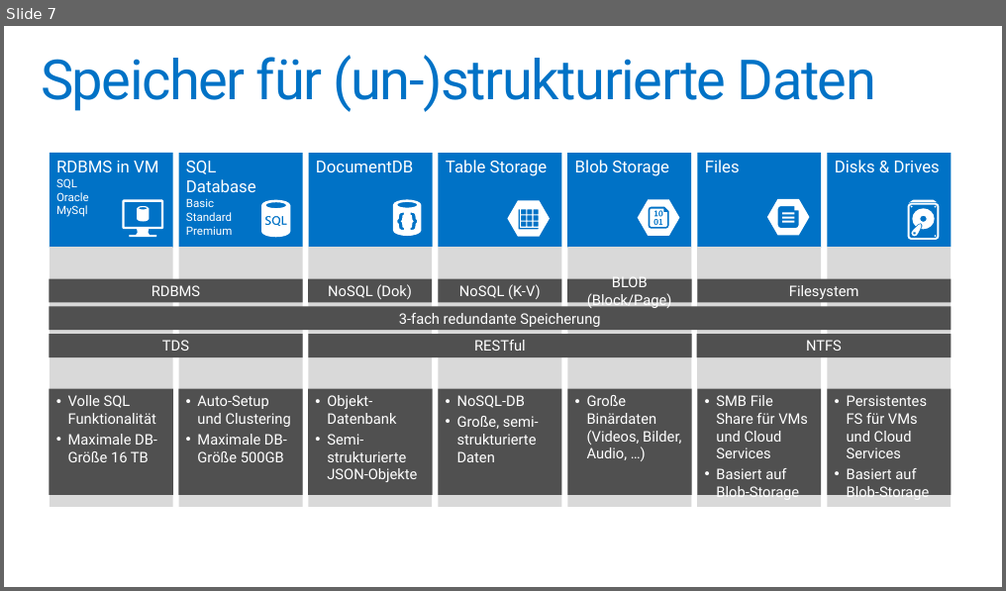
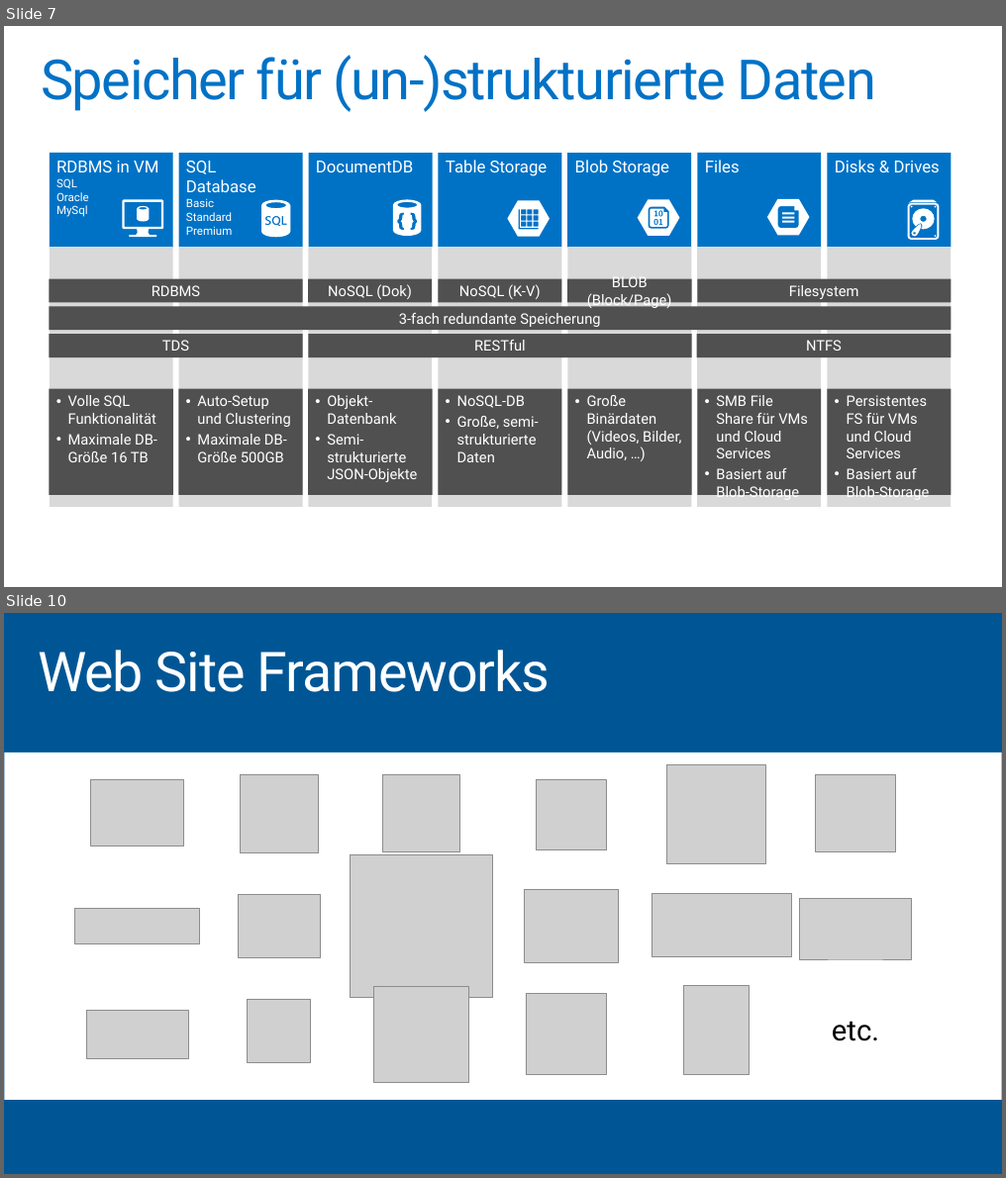
Before and after one commit to pkirch/hybridit15, a slide deck: Modul1/FY16Q2 Azure Intro (Hybrid IT 2015).pptx. Shown one above the other, each under a label of ours: slide 7 before the commit, slides 7 and 10 after it; the slides between them are not shown. The pictures are 1006x591 and 1006x1178 pixels, drawn with LibreOffice and Linux fonts; fonts in the diff are those of the drawing; grey boxes stand for pictures; background and template pictures are left out. Boxes give left, top, right and bottom in pixels: in the first picture for what was removed or moved away, otherwise in the second. Text is boxed around its words. In the diff, an @@ line names an element or a change of style, - is before the commit and + after.

```diff
--- a/Modul1/FY16Q2 Azure Intro (Hybrid IT 2015).pptx
+++ b/Modul1/FY16Q2 Azure Intro (Hybrid IT 2015).pptx
@@ slide 10 added at (x1=4, y1=613, x2=1002, y2=1174), background #005694 @@
@@ title added at (x1=38, y1=650, x2=550, y2=692), 54 pt, text #FFFFFF @@
+Web Site Frameworks
@@ rectangle added at (x1=5, y1=753, x2=1002, y2=1099), fill #FFFFFF @@
@@ picture added at (x1=90, y1=780, x2=183, y2=847) @@
@@ picture added at (x1=240, y1=774, x2=318, y2=853) @@
@@ picture added at (x1=382, y1=774, x2=459, y2=852) @@
@@ picture added at (x1=536, y1=779, x2=607, y2=850) @@
@@ picture added at (x1=666, y1=764, x2=766, y2=863) @@
@@ picture added at (x1=816, y1=774, x2=896, y2=852) @@
@@ picture added at (x1=350, y1=855, x2=493, y2=997) @@
@@ picture added at (x1=75, y1=908, x2=200, y2=944) @@
@@ picture added at (x1=238, y1=895, x2=320, y2=958) @@
@@ picture added at (x1=524, y1=889, x2=619, y2=963) @@
@@ picture added at (x1=651, y1=894, x2=791, y2=958) @@
@@ picture added at (x1=799, y1=898, x2=912, y2=959) @@
@@ picture added at (x1=374, y1=987, x2=469, y2=1082) @@
@@ picture added at (x1=526, y1=994, x2=607, y2=1074) @@
@@ picture added at (x1=683, y1=986, x2=748, y2=1073) @@
@@ picture added at (x1=86, y1=1011, x2=188, y2=1059) @@
@@ picture added at (x1=248, y1=999, x2=311, y2=1062) @@
@@ text added at (x1=832, y1=1021, x2=879, y2=1042), 28.6 pt, text #000000 @@
+etc.
```
Also in this commit, not shown: 4 slides changed, 2 other slides added, 2 slides removed, 1 other file.
